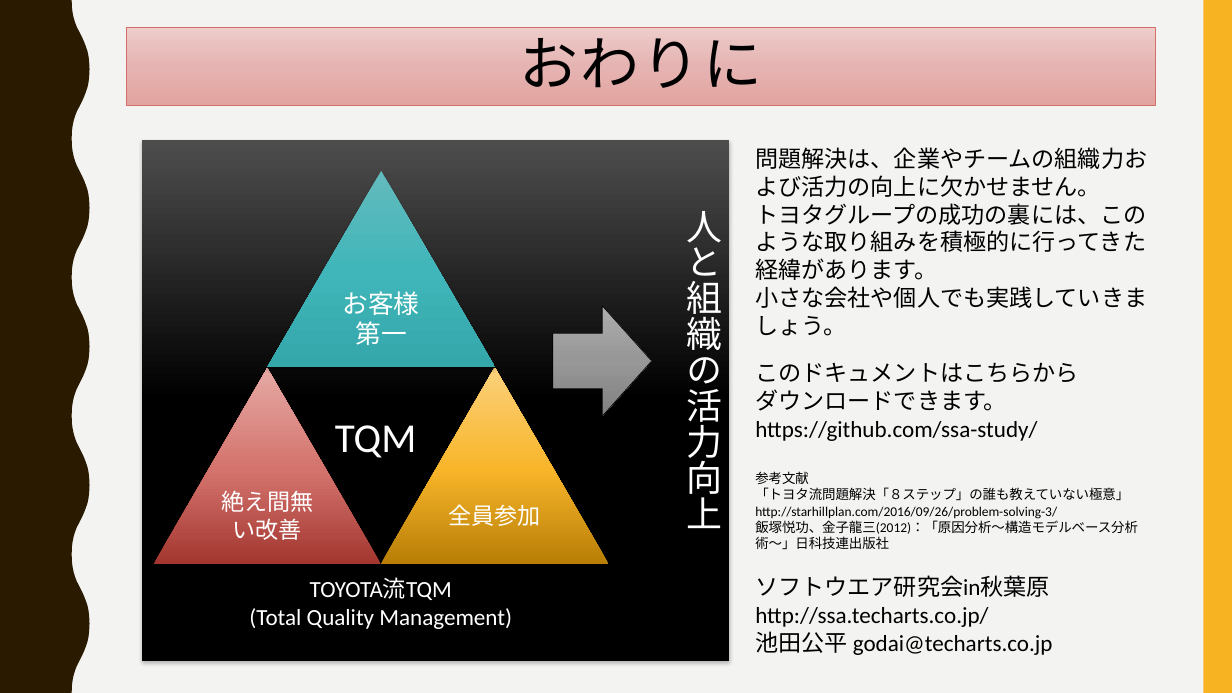
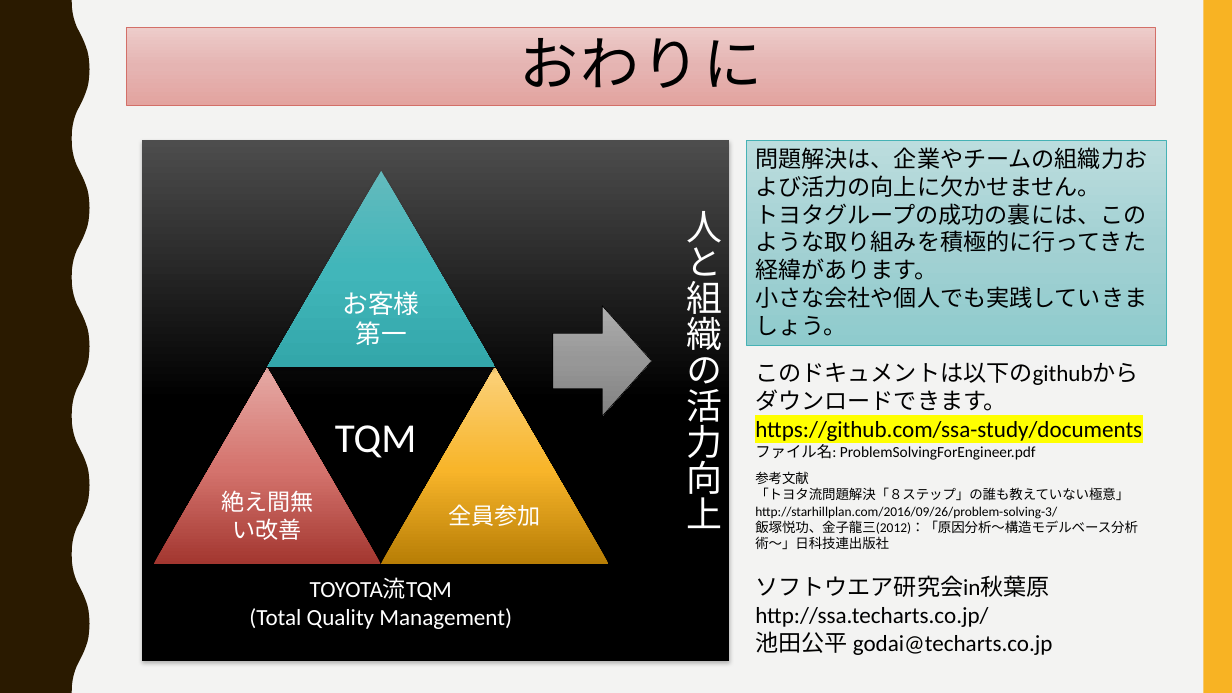
Before and after one commit to ssa-study/documents, a slide deck: slide 11 of ProblemSolvingForEngineer.pptx. Drawn at 1232x693 pixels with LibreOffice and Linux fonts; fonts in the diff are those of the drawing. Boxes give left, top, right and bottom in pixels: in the first picture for what was removed or moved away, otherwise in the second. Text is boxed around its words. In the diff, an @@ line names an element or a change of style, - is before the commit and + after.

Commit message:
リンクが間違っていたのを修正

```diff
--- a/ProblemSolvingForEngineer.pptx
+++ b/ProblemSolvingForEngineer.pptx
@@ rectangle "問題解決は、企業やチームの組織力および活力の向上に欠かせません。": place and size @@
-rectangle "問題解決は、企業やチームの組織力および活力の向上に欠かせません。" at [755, 147, 1147, 336]
+rectangle "問題解決は、企業やチームの組織力および活力の向上に欠かせません。" at [747, 140, 1167, 346]
@@ rectangle "問題解決は、企業やチームの組織力および活力の向上に欠かせません。" at [747, 140, 1167, 346]: fill none to gradient #BCDDDF to #A4D1D3 to #90CCCE; outline none to #46B2B5 0.5 pt @@
@@ text at [755, 362, 1139, 385]: text changed @@
-このドキュメントはこちらから
+このドキュメントは以下のgithubから
@@ text at [755, 421, 1142, 460]: text changed @@
-https://github.com/ssa-study/
+https://github.com/ssa-study/documents
+ファイル名: ProblemSolvingForEngineer.pdf
```
Also in this commit, not shown: 1 other file.
